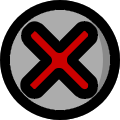
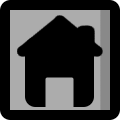
Layered file, before and after one edit (w=120, h=120). Changes by layer:
added group "BotonGuardar copy" with 4 layers above "BotonGuardar" over [0, 0, 120, 120]
added layer "Capa 53" (1st of 4, in "BotonGuardar copy") (20%) in group "BotonGuardar copy" over [6, 6, 113, 112]
added layer "Capa 68" in group "BotonGuardar copy" over [17, 15, 103, 107]
added layer "Capa 47" (1st of 4, in "BotonGuardar copy") in group "BotonGuardar copy" over [0, 0, 120, 120]
added layer "Capa 48" (1st of 4, in "BotonGuardar copy") in group "BotonGuardar copy" over [7, 5, 113, 120]
hid group "BotonEliminar" (8 layers) over [0, 0, 120, 120]
